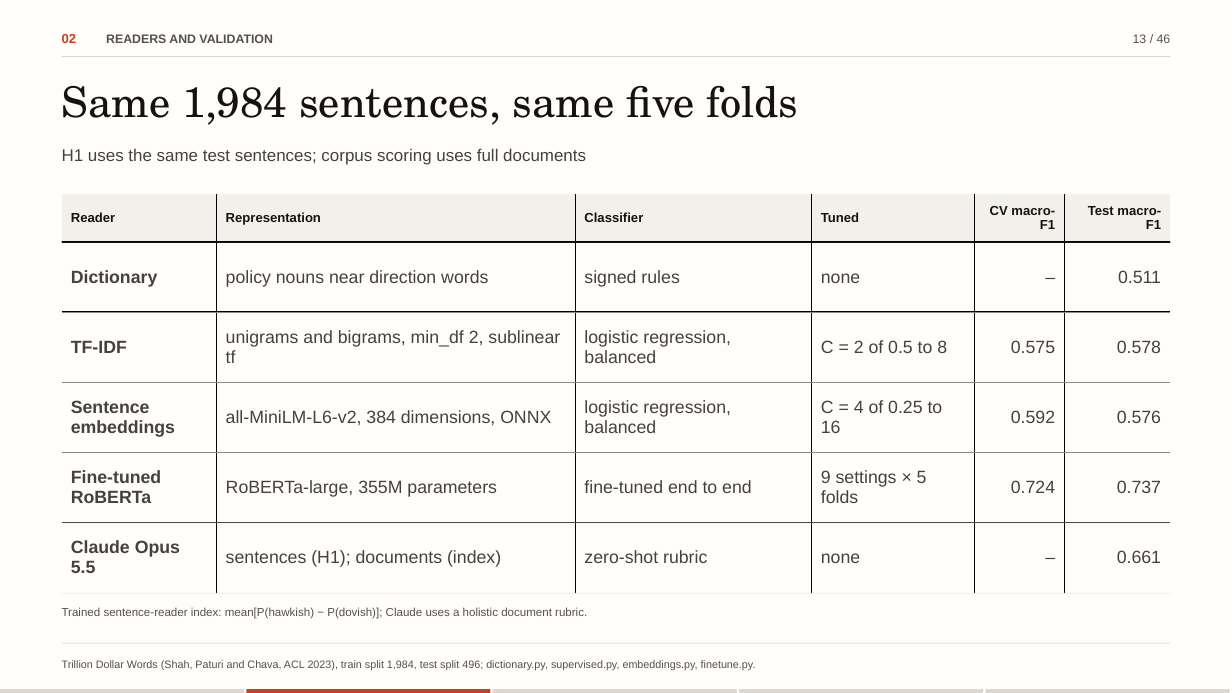
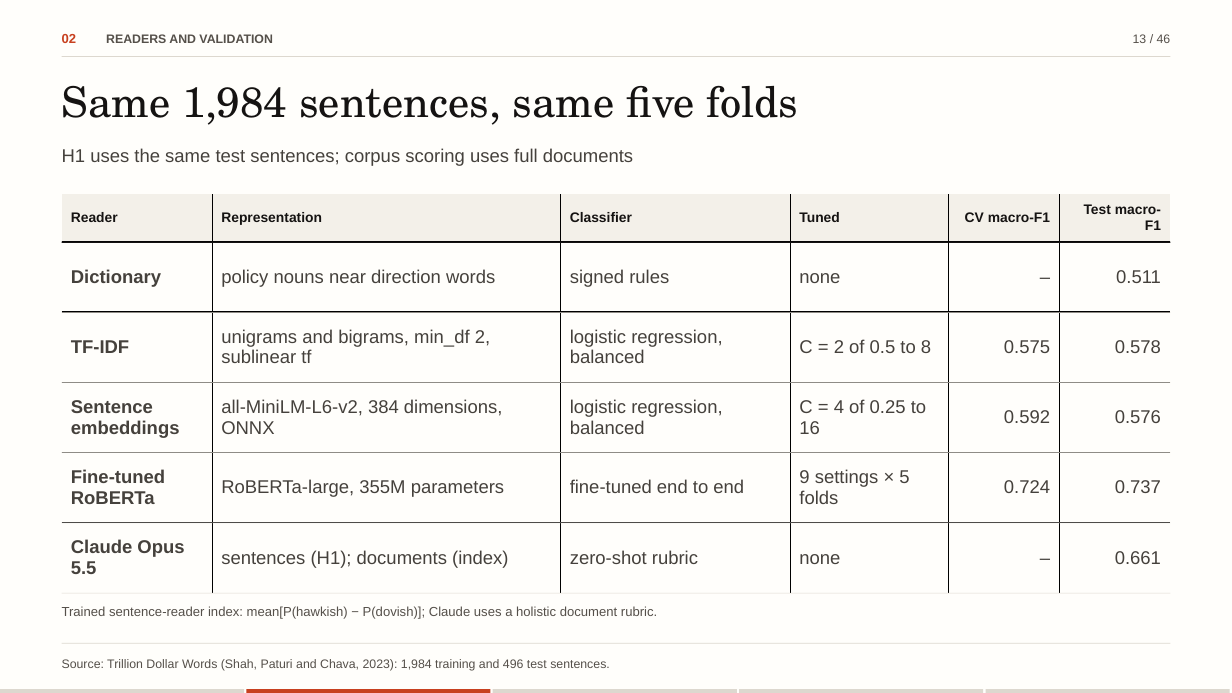
Before and after one commit to flukier1016/fomc-tone-lab, a slide deck: slide 13 of docs/slides/FOMC-Tone-Lab-editable.pptx. Drawn at 1232x693 pixels with LibreOffice and Linux fonts; fonts in the diff are those of the drawing. Boxes give left, top, right and bottom in pixels: in the first picture for what was removed or moved away, otherwise in the second. Text is boxed around its words. In the diff, an @@ line names an element or a change of style, - is before the commit and + after.

Commit message:
Sync with revision 3430cea
The deck now names the public repository on its first and last slides, keeps one-line source footers and a list-style contents page; the write-up is set in the course homework style with references at the end; SUBMISSION.md is a short guide for graders.

```diff
--- a/docs/slides/FOMC-Tone-Lab-editable.pptx
+++ b/docs/slides/FOMC-Tone-Lab-editable.pptx
@@ text "H1 uses the same test ..." at <box>62,148,633,166</box>: size 13.2 to 14.4 pt @@
@@ table at <box>62,194,1171,593</box> @@
@@ size 10.2 to 10.8 pt in "Reader", "Representation", "Classifier", "Tuned" and 2 more places @@
@@ size 13.8 to 14.4 pt in "Dictionary", "policy nouns near direction words", "signed rules", "none" and 26 more places @@
@@ text "Trained sentence-reader index: mean[P(hawkish) − ..." at <box>62,606,657,619</box>: size 9 to 10.2 pt @@
@@ text at <box>62,659,610,671</box>: text changed; size 8.4 to 9.6 pt @@
-Trillion Dollar Words (Shah, Paturi and Chava, ACL 2023), train split 1,984, test split 496; dictionary.py, supervised.py, embeddings.py, finetune.py.
+Source: Trillion Dollar Words (Shah, Paturi and Chava, 2023): 1,984 training and 496 test sentences.
```
Also in this commit, not shown: 45 other slides changed, 20 other files.
